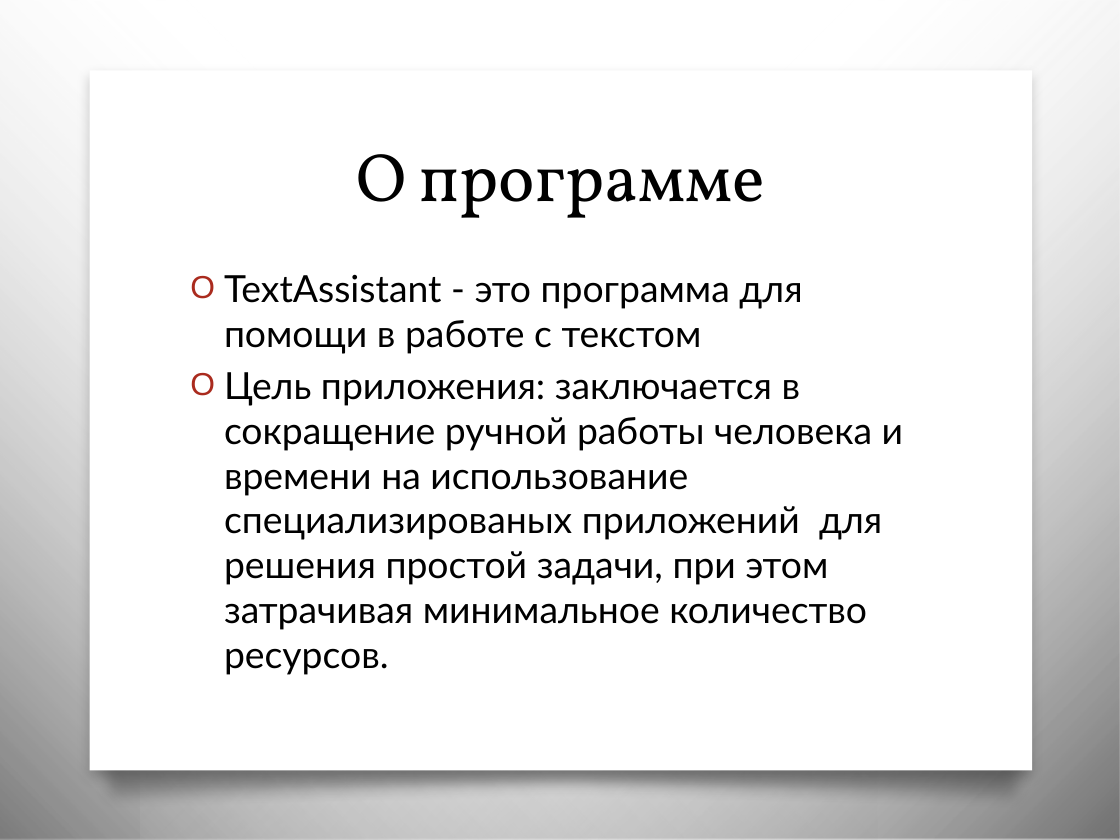
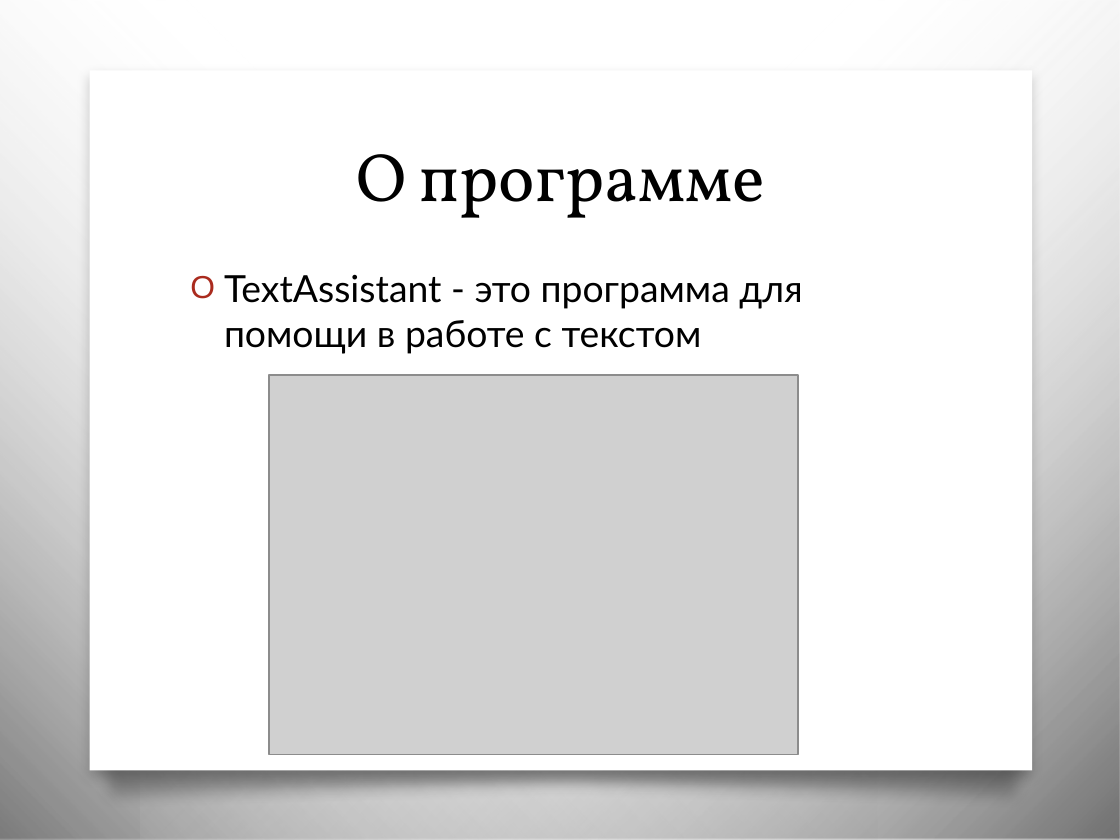
Before and after one commit to supergreymaster/Joint-web-project, a slide deck: slide 2 of Проектная работа TextAssistant.pptx. Drawn at 1120x840 pixels with LibreOffice and Linux fonts; fonts in the diff are those of the drawing; grey boxes stand for pictures; background and template pictures are left out. Boxes give left, top, right and bottom in pixels: in the first picture for what was removed or moved away, otherwise in the second. Text is boxed around its words. In the diff, an @@ line names an element or a change of style, - is before the commit and + after.

```diff
--- a/Проектная работа TextAssistant.pptx
+++ b/Проектная работа TextAssistant.pptx
@@ text at (x1=224, y1=372, x2=903, y2=675): paragraph removed @@
-O Цель приложения: заключается в сокращение ручной работы человека и времени на использование специализированых приложений для решения простой задачи, при этом затрачивая минимальное количество ресурсов.
@@ picture added at (x1=269, y1=375, x2=797, y2=755) @@
```
Also in this commit, not shown: 3 other slides changed, 1 slide added, 1 slide removed, 4 other files.
